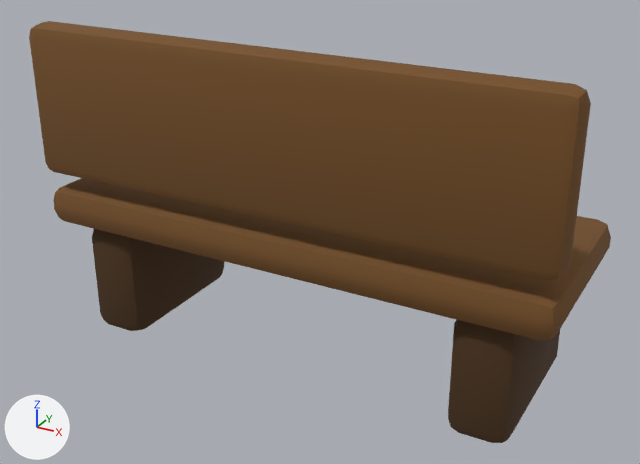
One commit to the glTF model assets/3d/final/prop_bench.glb: the scene before it, then after it.
One viewpoint serves both versions: a 50 mm lens placed at (0.778, -1.412, 0.962), pointed at (0.015, -0.023, 0.267). The axes (+X, +Y, +Z) are drawn at lower left. The lights are the same throughout. The first picture is the older version.

The first picture shows 'bench_back', 'bench_leg1', 'bench_leg2', 'bench_seat'.
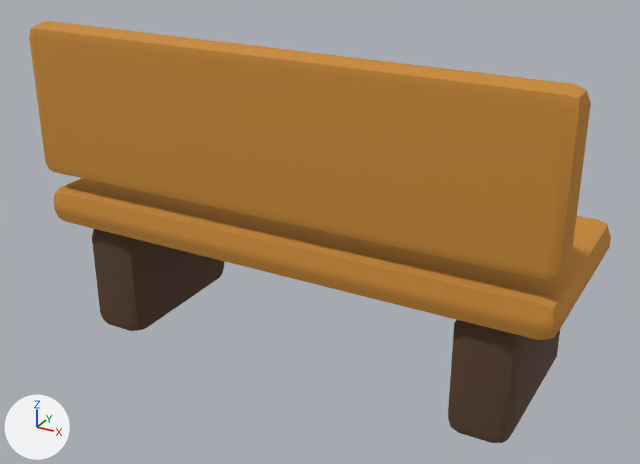
Pixel boxes [x1, y1, x2, y2] of what changed, in the pictures (640 x 464 px):
'bench_back', recoloured (brown to orange): [29, 21, 591, 280] in both
'bench_seat', recoloured (brown to orange): [53, 178, 611, 340] in both

The edits, one by one:
Material 'wood' (mat_wood) changes colour from brown #765026 to orange #c98a36; in linear values from (0.181, 0.0802, 0.0194) to (0.584, 0.254, 0.0369).
